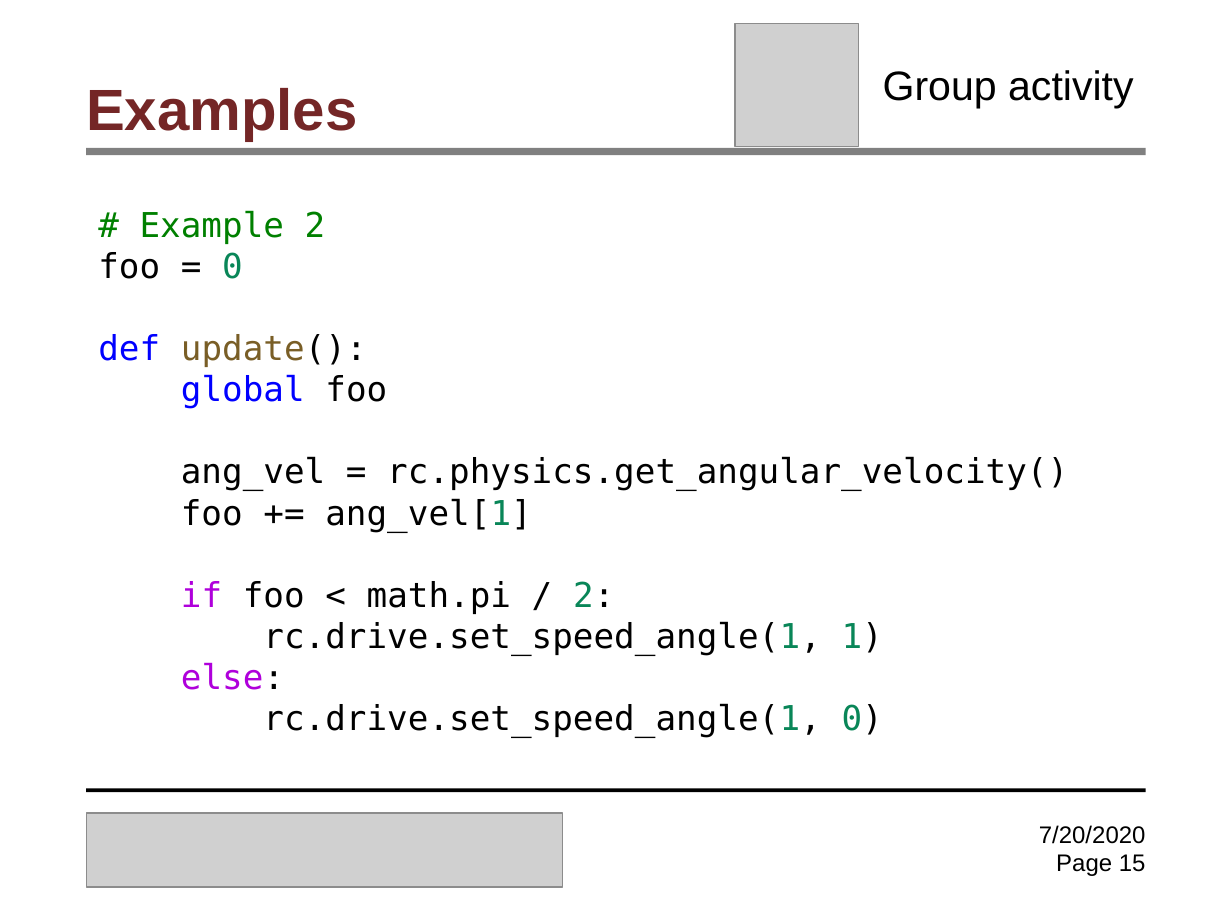
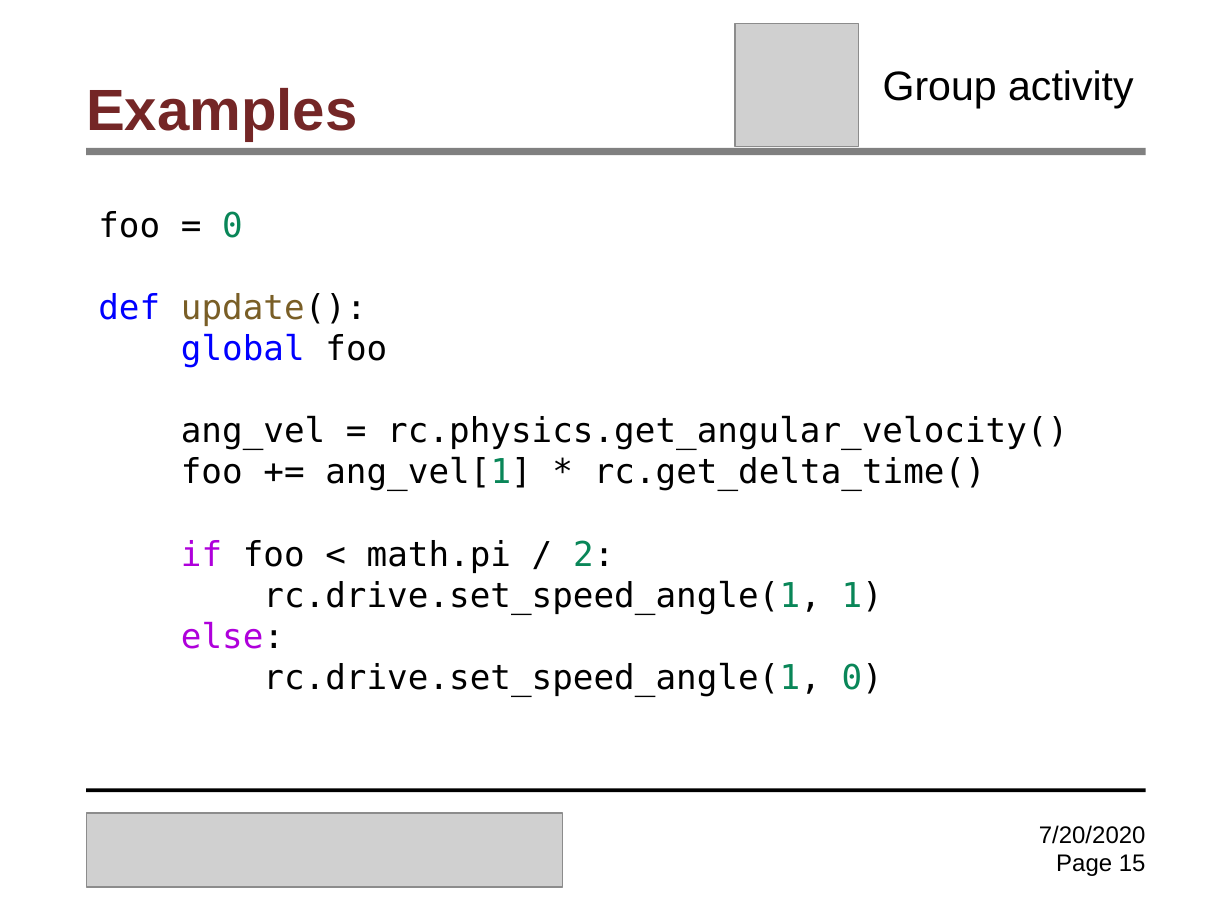
Before and after one commit to Samyak-code/Instructorfiles, a slide deck: slide 15 of lectures/Lab4.pptx. Drawn at 1232x924 pixels with LibreOffice and Linux fonts; fonts in the diff are those of the drawing; grey boxes stand for pictures. Boxes give left, top, right and bottom in pixels: in the first picture for what was removed or moved away, otherwise in the second. Text is boxed around its words. In the diff, an @@ line names an element or a change of style, - is before the commit and + after.

```diff
--- a/lectures/Lab4.pptx
+++ b/lectures/Lab4.pptx
@@ text at [140,210,326,244]: paragraph removed @@
-# Example 2
@@ text at [181,456,986,491]: text changed @@
-foo += ang_vel[1]
+foo += ang_vel[1] * rc.get_delta_time()
```
Also in this commit, not shown: 6 other slides changed, 1 other file.
